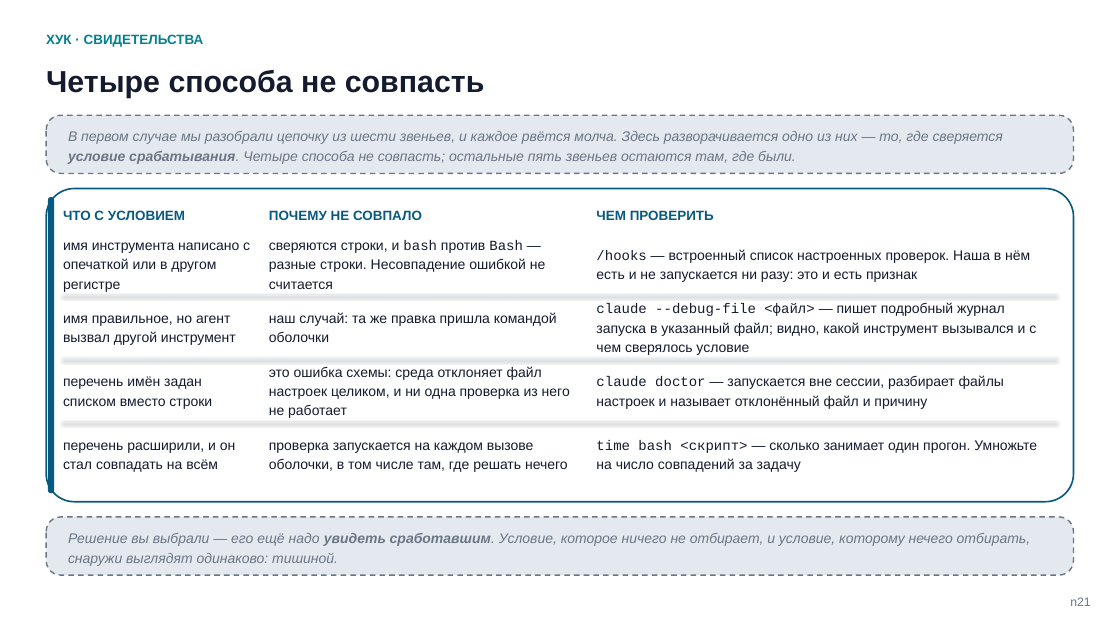
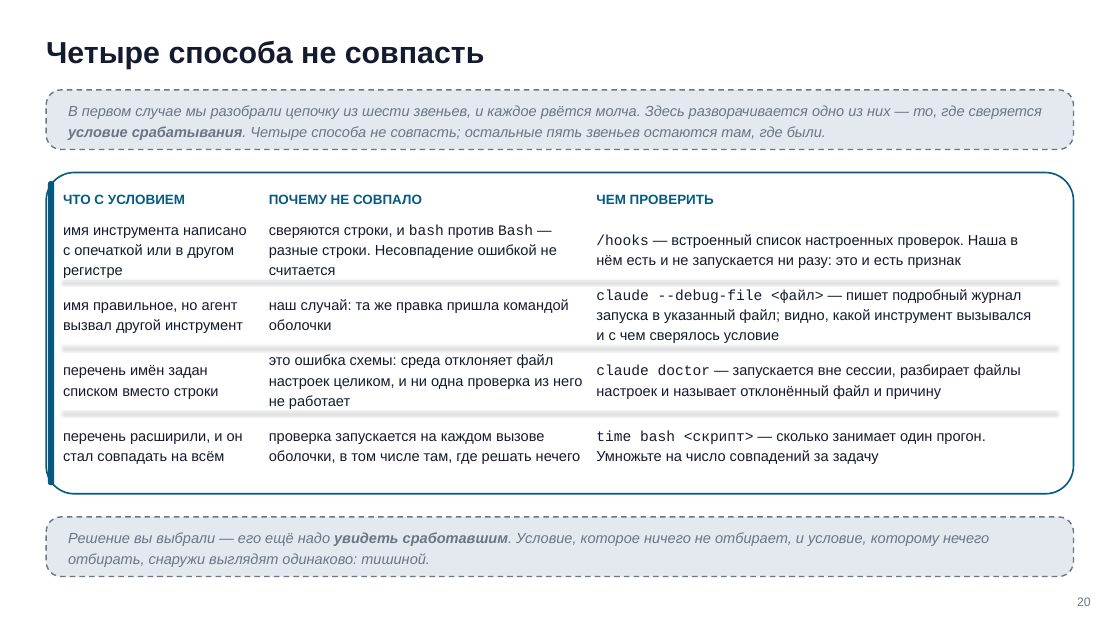
Before and after one commit to tellina-study/AI-usage-lessons, a slide deck: slide 20 of library/seminars/sem-05/rendered/sem-05.pptx. Drawn at 1120x630 pixels with LibreOffice and Linux fonts; fonts in the diff are those of the drawing. Boxes give left, top, right and bottom in pixels: in the first picture for what was removed or moved away, otherwise in the second. Text is boxed around its words. In the diff, an @@ line names an element or a change of style, - is before the commit and + after.

Commit message:
Надзаголовки жанра сняты со всех слайдов, плашка-подсказка убрана, номер стал сквозным числом из порядка деки #211

```diff
--- a/library/seminars/sem-05/rendered/sem-05.pptx
+++ b/library/seminars/sem-05/rendered/sem-05.pptx
@@ text "Четыре способа не совпасть": place and size @@
-text "Четыре способа не совпасть" at (46, 70, 485, 98)
+text "Четыре способа не совпасть" at (46, 41, 485, 70)
@@ text removed at (46, 34, 204, 47) @@
-ХУК · СВИДЕТЕЛЬСТВА
@@ rounded rectangle: place and size @@
-rounded rectangle at (46, 115, 1074, 173)
+rounded rectangle at (46, 90, 1074, 150)
@@ size 12 to 12.5 pt in 14 elements at (68, 532, 989, 567), (596, 430, 986, 464), (269, 433, 580, 464), (63, 433, 243, 464), (596, 364, 1021, 399), (269, 354, 582, 409), (63, 365, 219, 399), (596, 289, 1032, 343), (269, 299, 569, 330), (63, 302, 243, 333), (596, 234, 1018, 268), (269, 224, 557, 275), (63, 227, 247, 278), (68, 105, 1042, 140) @@
@@ text "В первом случае мы разобрали ...": place and size @@
-text "В первом случае мы разобрали ..." at (68, 131, 1003, 164)
+text "В первом случае мы разобрали ..." at (68, 105, 1042, 140)
@@ rounded rectangle: place and size @@
-rounded rectangle at (46, 189, 1074, 502)
+rounded rectangle at (46, 172, 1074, 493)
@@ rounded rectangle at (46, 172, 1074, 493): proportions changed @@
@@ rounded rectangle: place and size @@
-rounded rectangle at (48, 197, 54, 494)
+rounded rectangle at (48, 181, 54, 485)
@@ 9 texts, 1 line: place and size @@
-9 texts, 1 line at (63, 210, 1057, 355)
+9 texts, 1 line at (63, 194, 1057, 343)
@@ 6 texts, 2 lines: place and size @@
-6 texts, 2 lines at (63, 358, 1057, 472)
+6 texts, 2 lines at (63, 346, 1057, 464)
@@ text at (1077, 597, 1091, 606): text changed @@
-n21
+20
```
Also in this commit, not shown: 67 other slides changed, 6 other files.
